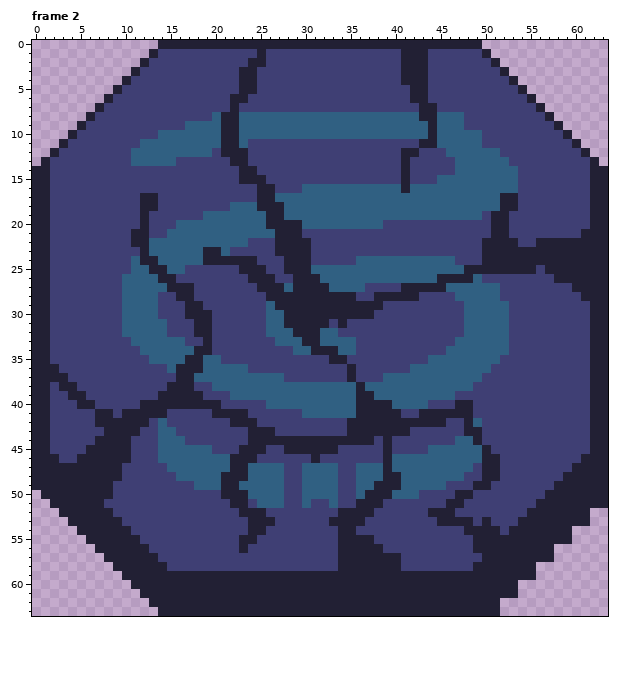
Edited in one commit: pixel-art file (assets/imgs/maq_tempo.ase). The picture above is the old version.
64x64 pixels, 2 frames. Shown: frame 2. The commit also changed other frames, which this record leaves out.
The same view after the edit:
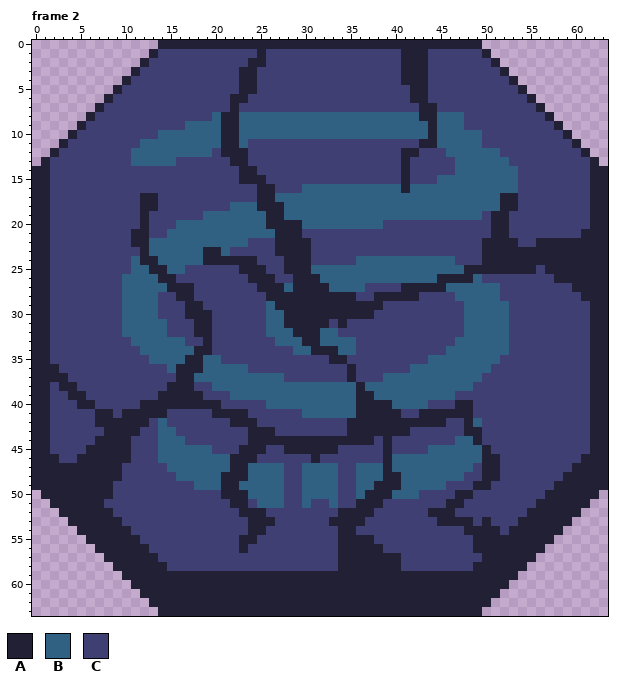
Palette (. is transparent): A #222034  B #306082  C #3f3f74
The commit says: Add time machine sprite
What changed:
Frame 2:
Colour A is gone in row 50 at x 63; in row 51 at x 62 to 63; in row 52 at x 61; in row 53 at x 60 to 61; in row 54 at x 59; in row 55 at x 58 to 59.
Colour A is gone in row 56 at x 57; in row 57 at x 56 to 57; in row 58 at x 55; in row 59 at x 54 to 55; in row 60 at x 53; in row 61 at x 52 to 53.
Colour A is gone in row 62 at x 51; in row 63 at x 50 to 51.
Where, in picture pixels (left, top, right, bottom), the same in both pictures:
erased: (482, 490, 608, 616)
